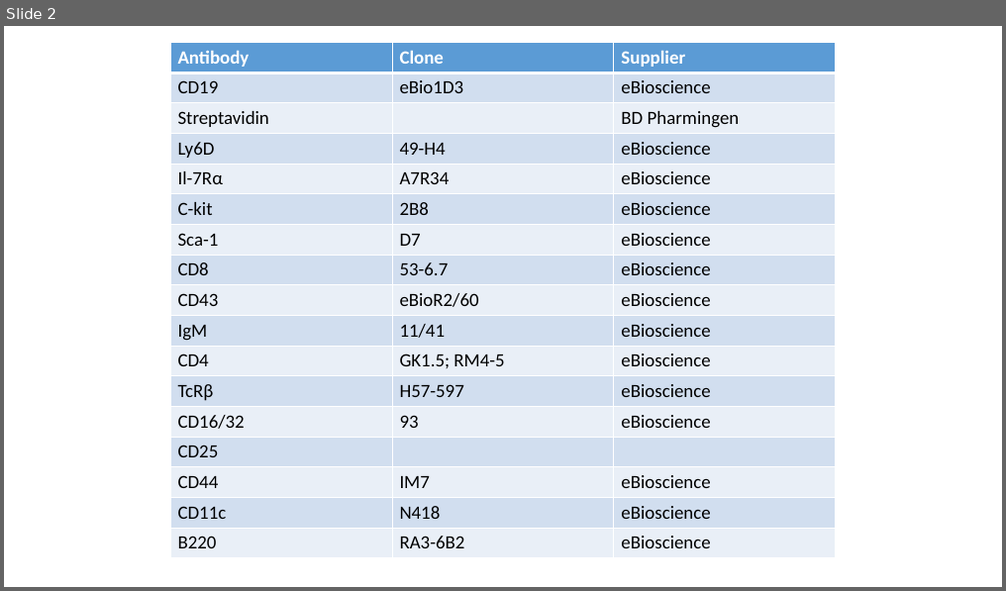
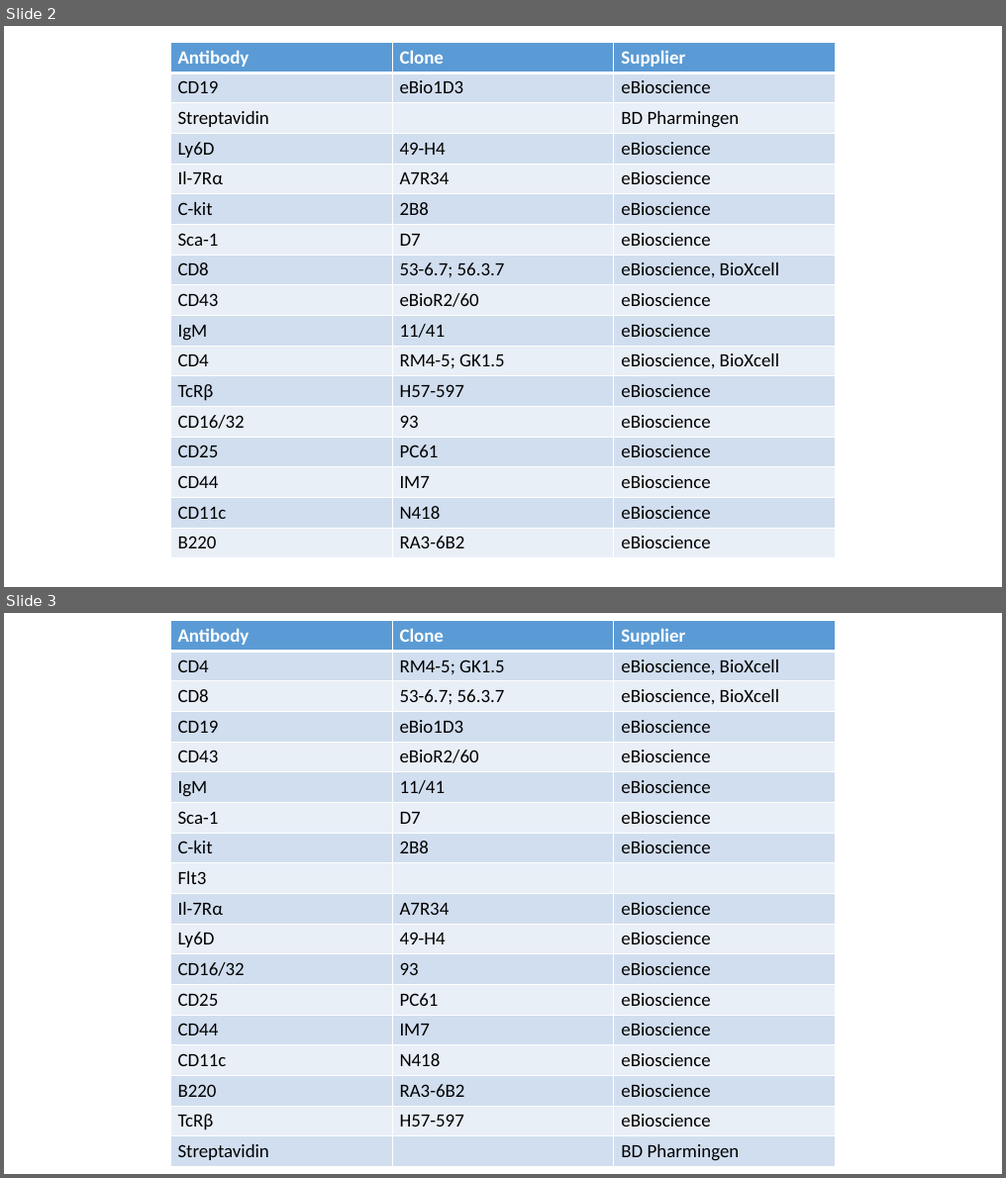
Before and after one commit to helendavies/msc-dissertation, a slide deck: Figures/Powerpoints/Antibody clones.pptx. Shown one above the other, each under a label of ours: slide 2 before the commit, slides 2 and 3 after it. The pictures are 1006x591 and 1006x1178 pixels, drawn with LibreOffice and Linux fonts; fonts in the diff are those of the drawing. Boxes give left, top, right and bottom in pixels: in the first picture for what was removed or moved away, otherwise in the second. Text is boxed around its words. In the diff, an @@ line names an element or a change of style, - is before the commit and + after.

```diff
--- a/Figures/Powerpoints/Antibody clones.pptx
+++ b/Figures/Powerpoints/Antibody clones.pptx
@@ slide 3 added at bbox=[4, 613, 1002, 1174], background #FFFFFF @@
@@ table added at bbox=[170, 621, 835, 1167], 18 rows, 3 columns @@
+Antibody | Clone | Supplier
+CD4 | RM4-5; GK1.5 | eBioscience, BioXcell
+CD8 | 53-6.7; 56.3.7 | eBioscience, BioXcell
+CD19 | eBio1D3 | eBioscience
+CD43 | eBioR2/60 | eBioscience
+IgM | 11/41 | eBioscience
+Sca-1 | D7 | eBioscience
+C-kit | 2B8 | eBioscience
+Flt3 |  | 
+Il-7Rα | A7R34 | eBioscience
+Ly6D | 49-H4 | eBioscience
+CD16/32 | 93 | eBioscience
+CD25 | PC61 | eBioscience
+CD44 | IM7 | eBioscience
+CD11c | N418 | eBioscience
+B220 | RA3-6B2 | eBioscience
+TcRβ | H57-597 | eBioscience
+Streptavidin |  | BD Pharmingen
@@ slide 2 changed as well @@
@@ table at bbox=[170, 43, 835, 559] @@
-row 8, column 2: 53-6.7
+row 8, column 2: 53-6.7; 56.3.7
-row 8, column 3: eBioscience
+row 8, column 3: eBioscience, BioXcell
-row 11, column 2: GK1.5; RM4-5
+row 11, column 2: RM4-5; GK1.5
-row 11, column 3: eBioscience
+row 11, column 3: eBioscience, BioXcell
-row 14, column 2: 
+row 14, column 2: PC61
-row 14, column 3: 
+row 14, column 3: eBioscience
```
Also in this commit, not shown: 5 other files.
